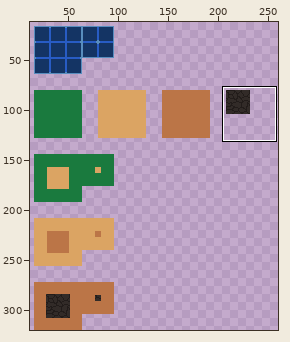
Pixel-art file: Game-Prototype/Assets/SampleTilemap.aseprite. The first picture is a wide view before the edit; the outline marks the close-up.
Close-up. Before:
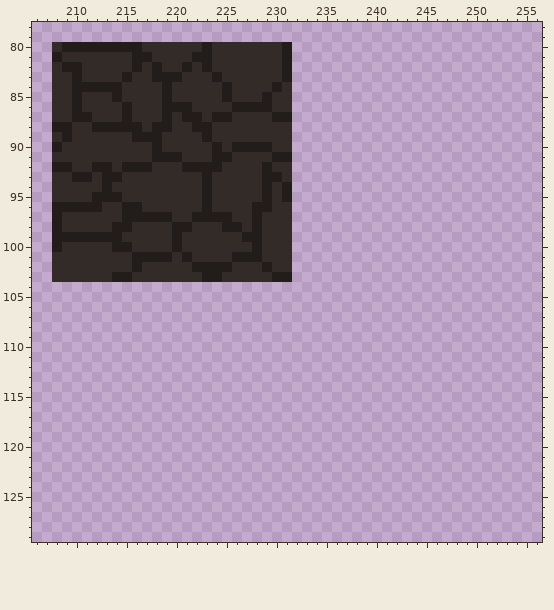
320x320 pixels, 1 frame. Shown: x 206..256, y 78..129. The wide view leaves out empty margins. The commit also changed other parts of the picture, which this record leaves out.
The result:
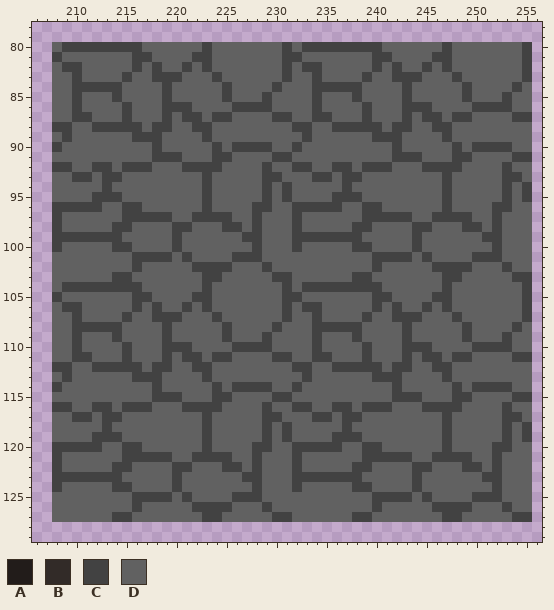
Palette (. is transparent): A #221c1a  B #322b28  C #424242  D #616161
Difference:
Layer "Layer 8":
y 80: x 208..255 BAAAAAAAABBBBBBABBBBBBBA........................ -> DCCCCCCCCDDDDDDCDDDDDDDCDCCCCCCCCDDDDDDCDDDDDDDC
y 81: x 208..255 ABBBBBBBAABBBBAABBBBBBBA........................ -> CDDDDDDDCCDDDDCCDDDDDDDCCDDDDDDDCCDDDDCCDDDDDDDC
y 82: x 208..255 BAABBBBBABABBABABBBBBBBA........................ -> DCCDDDDDCDCDDCDCDDDDDDDCDCCDDDDDCDCDDCDCDDDDDDDC
y 83: x 208..255 BBABBBBABBAAABBBABBBBBBA........................ -> DDCDDDDCDDCCCDDDCDDDDDDCDDCDDDDCDDCCCDDDCDDDDDDC
y 84: x 208..255 BBAAAAABBBBABBBBBABBBBAB........................ -> DDCCCCCDDDDCDDDDDCDDDDCDDDCCCCCDDDDCDDDDDCDDDDCD
y 85: x 208..255 BBABBBABBBBABBBBBABBBABB........................ -> DDCDDDCDDDDCDDDDDCDDDCDDDDCDDDCDDDDCDDDDDCDDDCDD
y 86: x 208..255 BBABBBBABBBAAABBBBAAAABB........................ -> DDCDDDDCDDDCCCDDDDCCCCDDDDCDDDDCDDDCCCDDDDCCCCDD
y 87: x 208..255 BBAABBBABBBABAABAABBBBAA........................ -> DDCCDDDCDDDCDCCDCCDDDDCCDDCCDDDCDDDCDCCDCCDDDDCC
y 88: x 208..255 AABBAAAAABAABBAABBBBBBBB........................ -> CCDDCCCCCDCCDDCCDDDDDDDDCCDDCCCCCDCCDDCCDDDDDDDD
y 89: x 208..255 BABBBBBBAAABBBBABBBBBBBB........................ -> DCDDDDDDCCCDDDDCDDDDDDDDDCDDDDDDCCCDDDDCDDDDDDDD
y 90: x 208..255 ABBBBBBBBBABBBBBABAAAABB........................ -> CDDDDDDDDDCDDDDDCDCCCCDDCDDDDDDDDDCDDDDDCDCCCCDD
y 91: x 208..255 BBBBBBBBBBAAABBBAABBBBAA........................ -> DDDDDDDDDDCCCDDDCCDDDDCCDDDDDDDDDDCCCDDDCCDDDDCC
y 92: x 208..255 AABBAABAAABBBAAAABBBBABB........................ -> CCDDCCDCCCDDDCCCCDDDDCDDCCDDCCDCCCDDDCCCCDDDDCDD
y 93: x 208..255 BBAABAABBBBBBBBABBBBBAAB........................ -> DDCCDCCDDDDDDDDCDDDDDCCDDDCCDCCDDDDDDDDCDDDDDCCD
y 94: x 208..255 BBBBBABBBBBBBBBABBBBBABA........................ -> DDDDDCDDDDDDDDDCDDDDDCDCDDDDDCDDDDDDDDDCDDDDDCDC
y 95: x 208..255 BBBBAAABBBBBBBBABBBBBABA........................ -> DDDDCCCDDDDDDDDCDDDDDCDCDDDDCCCDDDDDDDDCDDDDDCDC
y 96: x 208..255 AAAAABBAABBBBBBABBBBAABB........................ -> CCCCCDDCCDDDDDDCDDDDCCDDCCCCCDDCCDDDDDDCDDDDCCDD
y 97: x 208..255 ABBBBBBAAAAABBAAAABBABBB........................ -> CDDDDDDCCCCCDDCCCCDDCDDDCDDDDDDCCCCCDDCCCCDDCDDD
y 98: x 208..255 ABBBBBAABBBBAABBBAABABBB........................ -> CDDDDDCCDDDDCCDDDCCDCDDDCDDDDDCCDDDDCCDDDCCDCDDD
y 99: x 208..255 AAAAAAABBBBBABBBBBBAABBB........................ -> CCCCCCCDDDDDCDDDDDDCCDDDCCCCCCCDDDDDCDDDDDDCCDDD
y 100: x 208..255 ABBBBBAABBBBABBBBBBBABBB........................ -> CDDDDDCCDDDDCDDDDDDDCDDDCDDDDDCCDDDDCDDDDDDDCDDD
y 101: x 208..255 BBBBBBBBAAAABABBBBAAABBB........................ -> DDDDDDDDCCCCDCDDDDCCCDDDDDDDDDDDCCCCDCDDDDCCCDDD
y 102: x 208..255 BBBBBBBBABBBBBAAAABBBABB........................ -> DDDDDDDDCDDDDDCCCCDDDCDDDDDDDDDDCDDDDDCCCCDDDCDD
y 103: x 208..255 BBBBBBAABBBBBBBAABBBBBAA........................ -> DDDDDDCCDDDDDDDCCDDDDDCCDDDDDDCCDDDDDDDCCDDDDDCC
y 104: x 208..255 ................................................ -> DCCCCCCCCDDDDDDCDDDDDDDCDCCCCCCCCDDDDDDCDDDDDDDC
y 105: x 208..255 ................................................ -> CDDDDDDDCCDDDDCCDDDDDDDCCDDDDDDDCCDDDDCCDDDDDDDC
y 106: x 208..255 ................................................ -> DCCDDDDDCDCDDCDCDDDDDDDCDCCDDDDDCDCDDCDCDDDDDDDC
y 107: x 208..255 ................................................ -> DDCDDDDCDDCCCDDDCDDDDDDCDDCDDDDCDDCCCDDDCDDDDDDC
y 108: x 208..255 ................................................ -> DDCCCCCDDDDCDDDDDCDDDDCDDDCCCCCDDDDCDDDDDCDDDDCD
y 109: x 208..255 ................................................ -> DDCDDDCDDDDCDDDDDCDDDCDDDDCDDDCDDDDCDDDDDCDDDCDD
y 110: x 208..255 ................................................ -> DDCDDDDCDDDCCCDDDDCCCCDDDDCDDDDCDDDCCCDDDDCCCCDD
y 111: x 208..255 ................................................ -> DDCCDDDCDDDCDCCDCCDDDDCCDDCCDDDCDDDCDCCDCCDDDDCC
y 112: x 208..255 ................................................ -> CCDDCCCCCDCCDDCCDDDDDDDDCCDDCCCCCDCCDDCCDDDDDDDD
y 113: x 208..255 ................................................ -> DCDDDDDDCCCDDDDCDDDDDDDDDCDDDDDDCCCDDDDCDDDDDDDD
y 114: x 208..255 ................................................ -> CDDDDDDDDDCDDDDDCDCCCCDDCDDDDDDDDDCDDDDDCDCCCCDD
y 115: x 208..255 ................................................ -> DDDDDDDDDDCCCDDDCCDDDDCCDDDDDDDDDDCCCDDDCCDDDDCC
y 116: x 208..255 ................................................ -> CCDDCCDCCCDDDCCCCDDDDCDDCCDDCCDCCCDDDCCCCDDDDCDD
y 117: x 208..255 ................................................ -> DDCCDCCDDDDDDDDCDDDDDCCDDDCCDCCDDDDDDDDCDDDDDCCD
y 118: x 208..255 ................................................ -> DDDDDCDDDDDDDDDCDDDDDCDCDDDDDCDDDDDDDDDCDDDDDCDC
y 119: x 208..255 ................................................ -> DDDDCCCDDDDDDDDCDDDDDCDCDDDDCCCDDDDDDDDCDDDDDCDC
y 120: x 208..255 ................................................ -> CCCCCDDCCDDDDDDCDDDDCCDDCCCCCDDCCDDDDDDCDDDDCCDD
y 121: x 208..255 ................................................ -> CDDDDDDCCCCCDDCCCCDDCDDDCDDDDDDCCCCCDDCCCCDDCDDD
y 122: x 208..255 ................................................ -> CDDDDDCCDDDDCCDDDCCDCDDDCDDDDDCCDDDDCCDDDCCDCDDD
y 123: x 208..255 ................................................ -> CCCCCCCDDDDDCDDDDDDCCDDDCCCCCCCDDDDDCDDDDDDCCDDD
y 124: x 208..255 ................................................ -> CDDDDDCCDDDDCDDDDDDDCDDDCDDDDDCCDDDDCDDDDDDDCDDD
y 125: x 208..255 ................................................ -> DDDDDDDDCCCCDCDDDDCCCDDDDDDDDDDDCCCCDCDDDDCCCDDD
y 126: x 208..255 ................................................ -> DDDDDDDDCDDDDDCCCCDDDCDDDDDDDDDDCDDDDDCCCCDDDCDD
y 127: x 208..255 ................................................ -> DDDDDDCCDDDDDDDCCDDDDDCCDDDDDDCCDDDDDDDCCDDDDDCC
Changed places in both close-ups, as pixel boxes (x1, y1, x2, y2):
changed: (52, 42, 532, 522)
